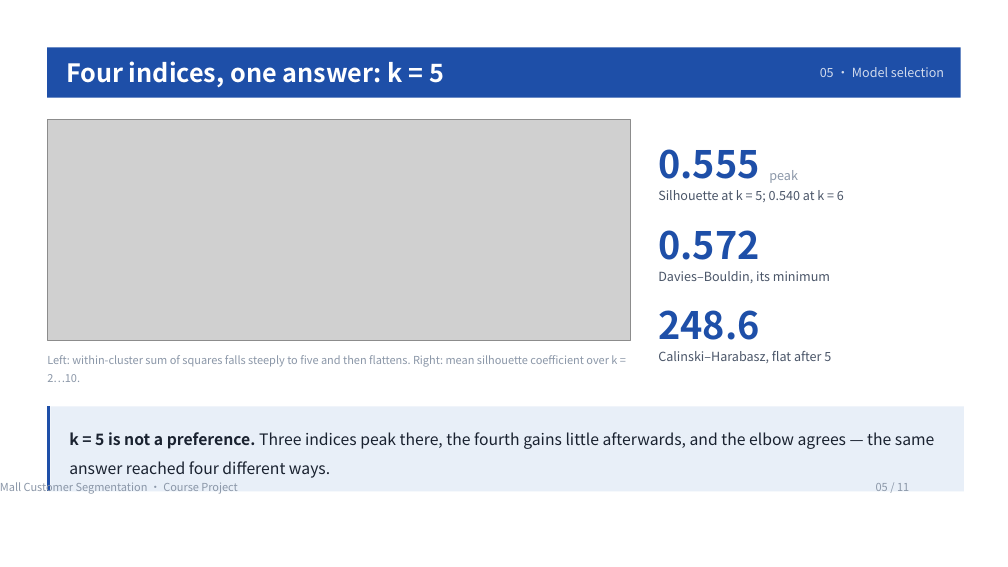
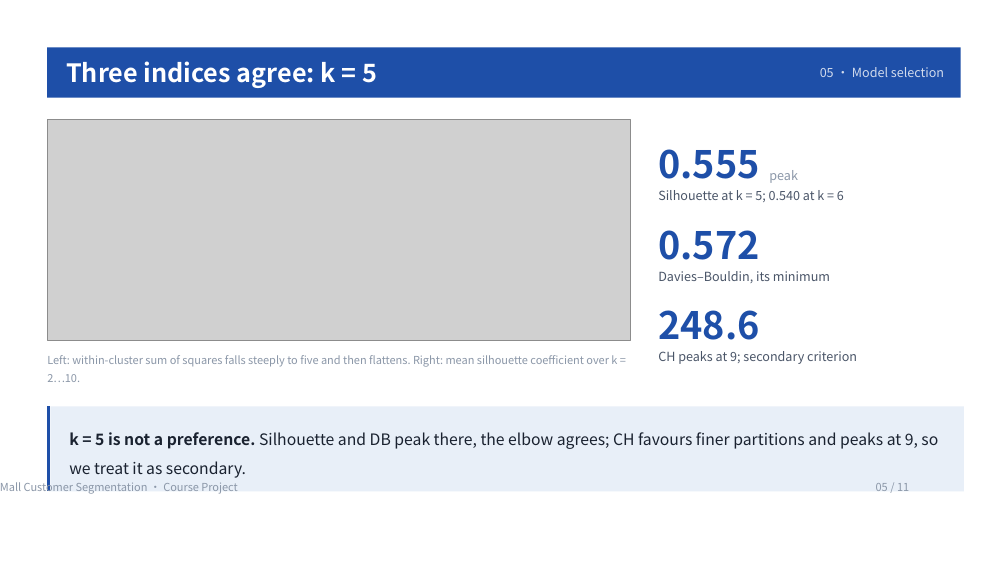
Before and after one commit to kaixinguaika/mall-customer-segmentation, a slide deck: slide 5 of slides/Mall_Customer_Segmentation.pptx. Drawn at 1008x567 pixels with LibreOffice and Linux fonts; fonts in the diff are those of the drawing; grey boxes stand for pictures. Boxes give left, top, right and bottom in pixels: in the first picture for what was removed or moved away, otherwise in the second. Text is boxed around its words. In the diff, an @@ line names an element or a change of style, - is before the commit and + after.

Commit message:
Correct factual claims found in content audit
- CH does not agree with k=5 (peaks at k=9); report it as secondary in report/PPT/README
- PCA figure caption: 77.6% variance, not 69%
- k=6 splits the Target segment, not the Standard group
- SVM errors all fall into C2 Standard; none in Target
- DBSCAN explanation based on measured cluster densities
- Python 3.14 and 50 k-search restarts
- remove dead debug line; soften cover date

```diff
--- a/slides/Mall_Customer_Segmentation.pptx
+++ b/slides/Mall_Customer_Segmentation.pptx
@@ text at [66, 61, 377, 88]: text changed @@
-Four indices, one answer: k = 5
+Three indices agree: k = 5
@@ text at [658, 351, 857, 364]: text changed @@
-Calinski–Harabasz, flat after 5
+CH peaks at 9; secondary criterion
@@ text at [69, 432, 938, 478]: text changed @@
-k = 5 is not a preference. Three indices peak there, the fourth gains little afterwards, and the elbow agrees — the same answer reached four different ways.
+k = 5 is not a preference. Silhouette and DB peak there, the elbow agrees; CH favours finer partitions and peaks at 9, so we treat it as secondary.
```
Also in this commit, not shown: 4 other slides changed, 11 other files.
